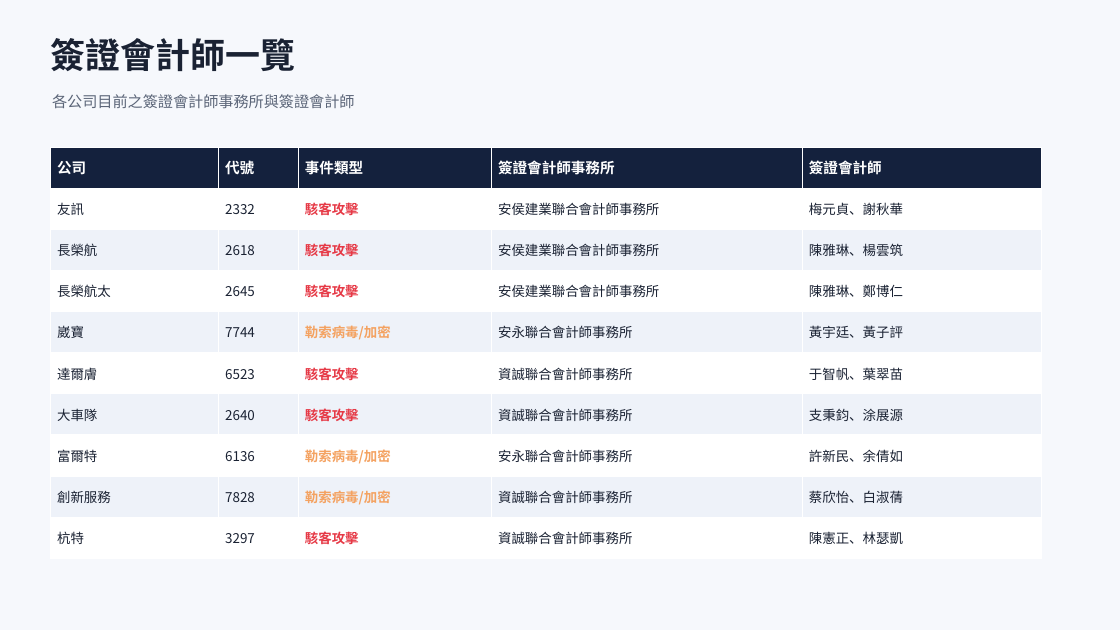
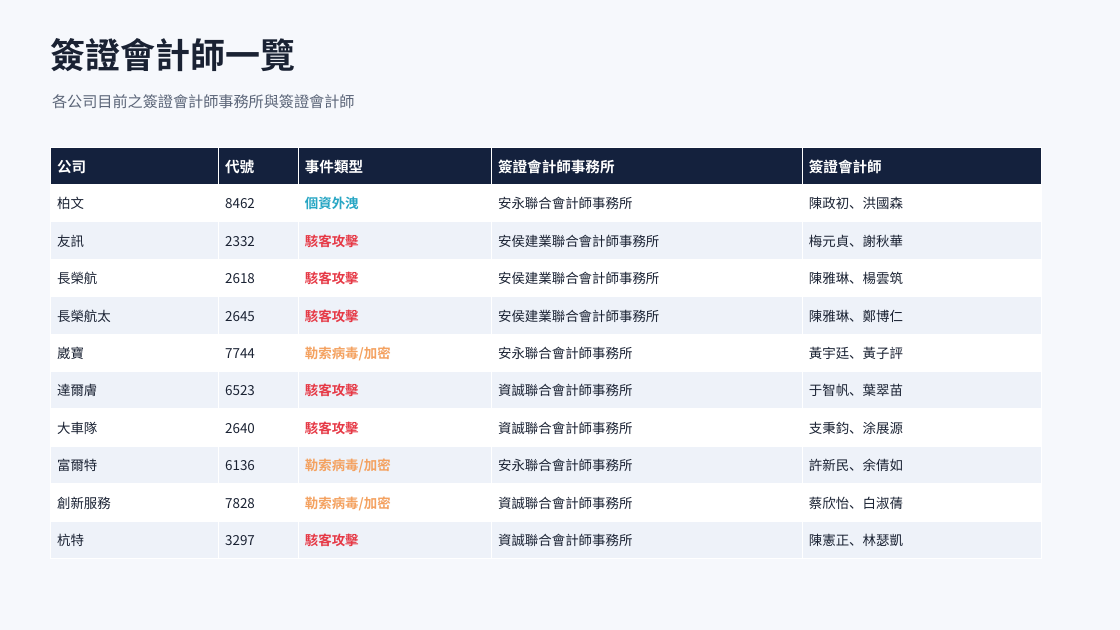
Before and after one commit to Johnnylin77/mops-isec-monitor, a slide deck: slide 4 of 資安事件因應分析.pptx. Drawn at 1120x630 pixels with LibreOffice and Linux fonts; fonts in the diff are those of the drawing. Boxes give left, top, right and bottom in pixels: in the first picture for what was removed or moved away, otherwise in the second. Text is boxed around its words. In the diff, an @@ line names an element or a change of style, - is before the commit and + after.

```diff
--- a/資安事件因應分析.pptx
+++ b/資安事件因應分析.pptx
@@ table at box(50, 147, 1042, 559) @@
+row 2: 柏文 | 8462 | 個資外洩 | 安永聯合會計師事務所 | 陳政初、洪國森
```
Also in this commit, not shown: 6 other slides changed, 2 other files.
